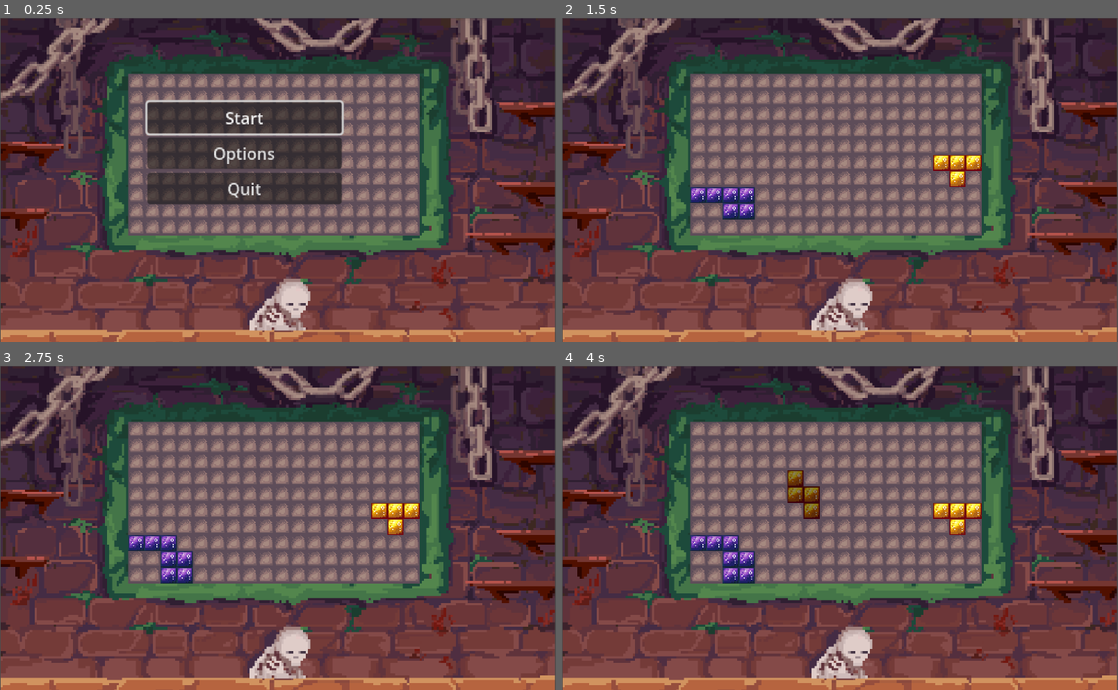
Above: before the commit, frames 1-4 (two rows, left to right).
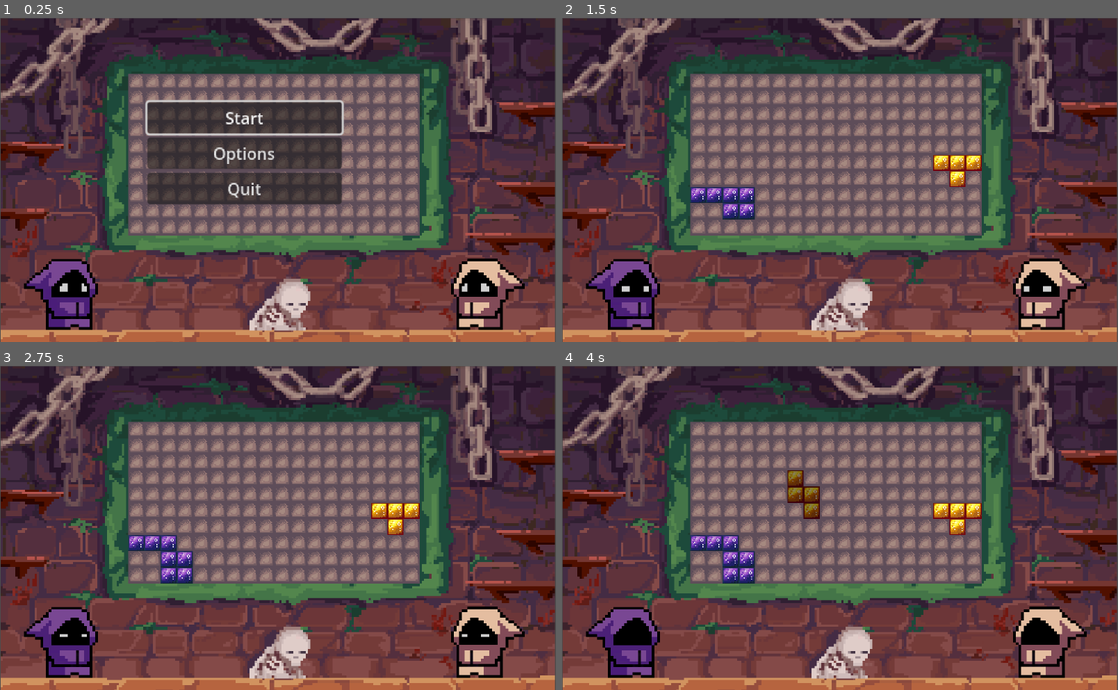
Above: after the commit, the same moments.

Repository: Coffin-Likker/tetrarcana
Game: Godot game, scene res://scenes/main.tscn
The game is run twice, just before and just after one commit, with the same random seed, the same clock (stepped at 60 frames per second) and the same inputs.
Inputs (mouse positions are in pixels of both pictures, inside the frame that each line leads up to):
- Up to frame 1 (0.25 s): no input
- Up to frame 2 (1.5 s): click "Start" at 0.5 s; tap Enter (place_piece) at 1.25, 1.35 s; move the mouse to (962, 163) at 1.27 s; hold Right (ui_right) from 1.28 s (still down); click (962, 163) at 1.42 s
- Up to frame 3 (2.75 s): move the mouse to (166, 544) at 2.02 s; release Right (ui_right) at 2.03 s; hold Down (ui_down) from 2.03 s (still down); tap E (rotate_clockwise) at 2.1 s
- Up to frame 4 (4 s): tap Space at 2.75 s; move the mouse to (895, 456) at 2.77 s; release Down (ui_down) at 2.78 s; hold Right (ui_right) 2.78-3.53 s; tap Q (rotate_counterclockwise) at 2.85 s; move the mouse to (812, 592) at 3.52 s; hold Up (ui_up) from 3.53 s (still down); tap Enter (place_piece) at 3.6 s; click (812, 592) at 3.67 s

The runs differ from the first frame. In frame 1, 3.9% of the frame differs, in the area x 4-95%, y 74-97%; in frame 2, 3.9%; in frame 3, 3.9%; in frame 4, 3.9%.

Commit message:
Added friends

Diff:
--- /dev/null
+++ b/scenes/characters/light_character.tscn
@@ -0,0 +1,69 @@
+[gd_scene load_steps=11 format=3 uid="uid://dlse6r7aq1lot"]
+
+[ext_resource type="Texture2D" uid="uid://gpfmwsvsddrw" path="res://assets/character_animations/newlight_character.png" id="1_62ost"]
+[ext_resource type="Script" path="res://scripts/character-scripts/light_character.gd" id="1_h2jgr"]
+
+[sub_resource type="AtlasTexture" id="AtlasTexture_k3f8u"]
+atlas = ExtResource("1_62ost")
+region = Rect2(3, 3, 32, 30)
+
+[sub_resource type="AtlasTexture" id="AtlasTexture_v6bf0"]
+atlas = ExtResource("1_62ost")
+region = Rect2(38, 3, 32, 30)
+
+[sub_resource type="AtlasTexture" id="AtlasTexture_k603d"]
+atlas = ExtResource("1_62ost")
+region = Rect2(73, 3, 32, 30)
+
+[sub_resource type="AtlasTexture" id="AtlasTexture_4mqaw"]
+atlas = ExtResource("1_62ost")
+region = Rect2(108, 3, 32, 30)
+
+[sub_resource type="AtlasTexture" id="AtlasTexture_if6b8"]
+atlas = ExtResource("1_62ost")
+region = Rect2(143, 3, 32, 30)
+
+[sub_resource type="AtlasTexture" id="AtlasTexture_boerx"]
+atlas = ExtResource("1_62ost")
+region = Rect2(178, 3, 32, 30)
+
+[sub_resource type="SpriteFrames" id="SpriteFrames_njxwm"]
+animations = [{
+"frames": [{
+"duration": 1.0,
+"texture": SubResource("AtlasTexture_k3f8u")
+}, {
+"duration": 1.0,
+"texture": SubResource("AtlasTexture_v6bf0")
+}, {
+"duration": 1.0,
+"texture": SubResource("AtlasTexture_k603d")
+}, {
+"duration": 1.0,
+"texture": SubResource("AtlasTexture_4mqaw")
+}, {
+"duration": 1.0,
+"texture": SubResource("AtlasTexture_if6b8")
+}, {
+"duration": 1.0,
+"texture": SubResource("AtlasTexture_boerx")
+}],
+"loop": true,
+"name": &"default",
+"speed": 5.0
+}]
+
+[sub_resource type="RectangleShape2D" id="RectangleShape2D_rvlf2"]
+size = Vector2(31, 30)
+
+[node name="Area2D" type="Area2D"]
+script = ExtResource("1_h2jgr")
+
+[node name="AnimatedSprite2D" type="AnimatedSprite2D" parent="."]
+sprite_frames = SubResource("SpriteFrames_njxwm")
+frame_progress = 0.729542
+speed_scale = 1.15
+
+[node name="CollisionShape2D" type="CollisionShape2D" parent="."]
+position = Vector2(-0.5, 0)
+shape = SubResource("RectangleShape2D_rvlf2")
--- /dev/null
+++ b/scenes/characters/shadow_character.tscn
@@ -0,0 +1,69 @@
+[gd_scene load_steps=11 format=3 uid="uid://bnbcv3jlm2pxd"]
+
+[ext_resource type="Texture2D" uid="uid://b21bh6brnxep7" path="res://assets/character_animations/newshadow_character.png" id="1_b7k3s"]
+[ext_resource type="Script" path="res://scripts/character-scripts/shadow_character.gd" id="1_kjin6"]
+
+[sub_resource type="AtlasTexture" id="AtlasTexture_feprc"]
+atlas = ExtResource("1_b7k3s")
+region = Rect2(1, 0, 30, 33)
+
+[sub_resource type="AtlasTexture" id="AtlasTexture_f387b"]
+atlas = ExtResource("1_b7k3s")
+region = Rect2(36, 0, 30, 33)
+
+[sub_resource type="AtlasTexture" id="AtlasTexture_upahw"]
+atlas = ExtResource("1_b7k3s")
+region = Rect2(71, 0, 30, 33)
+
+[sub_resource type="AtlasTexture" id="AtlasTexture_v7cyp"]
+atlas = ExtResource("1_b7k3s")
+region = Rect2(106, 0, 30, 33)
+
+[sub_resource type="AtlasTexture" id="AtlasTexture_6t014"]
+atlas = ExtResource("1_b7k3s")
+region = Rect2(141, 0, 30, 33)
+
+[sub_resource type="AtlasTexture" id="AtlasTexture_10oes"]
+atlas = ExtResource("1_b7k3s")
+region = Rect2(176, 0, 30, 33)
+
+[sub_resource type="SpriteFrames" id="SpriteFrames_dwmy8"]
+animations = [{
+"frames": [{
+"duration": 1.0,
+"texture": SubResource("AtlasTexture_feprc")
+}, {
+"duration": 1.0,
+"texture": SubResource("AtlasTexture_f387b")
+}, {
+"duration": 1.0,
+"texture": SubResource("AtlasTexture_upahw")
+}, {
+"duration": 1.0,
+"texture": SubResource("AtlasTexture_v7cyp")
+}, {
+"duration": 1.0,
+"texture": SubResource("AtlasTexture_6t014")
+}, {
+"duration": 1.0,
+"texture": SubResource("AtlasTexture_10oes")
+}],
+"loop": true,
+"name": &"default",
+"speed": 5.0
+}]
+
+[sub_resource type="RectangleShape2D" id="RectangleShape2D_agck7"]
+size = Vector2(30.5, 29.5)
+
+[node name="Area2D" type="Area2D"]
+script = ExtResource("1_kjin6")
+
+[node name="AnimatedSprite2D" type="AnimatedSprite2D" parent="."]
+sprite_frames = SubResource("SpriteFrames_dwmy8")
+frame_progress = 0.937093
+speed_scale = 1.15
+
+[node name="CollisionShape2D" type="CollisionShape2D" parent="."]
+position = Vector2(0, 1)
+shape = SubResource("RectangleShape2D_agck7")
--- a/scenes/main.tscn
+++ b/scenes/main.tscn
@@ -15,6 +15,8 @@
 [ext_resource type="AudioStream" uid="uid://dbbjf23wsqfim" path="res://assets/sfx/options/8bitmelody2_10.wav" id="13_nvkww"]
 [ext_resource type="AudioStream" uid="uid://dp2qd45elv2x7" path="res://assets/sfx/pieces/LightPlacing.wav" id="13_tffuc"]
 [ext_resource type="AudioStream" uid="uid://dc8c45vhdd05x" path="res://assets/sfx/pieces/ShadowPlacing.wav" id="14_al88k"]
+[ext_resource type="PackedScene" uid="uid://dlse6r7aq1lot" path="res://scenes/characters/light_character.tscn" id="15_haxvt"]
+[ext_resource type="PackedScene" uid="uid://bnbcv3jlm2pxd" path="res://scenes/characters/shadow_character.tscn" id="16_bky40"]
 
 [node name="Main" type="Node2D"]
 
@@ -118,6 +120,14 @@
 stream = ExtResource("13_nvkww")
 volume_db = -10.0
 
+[node name="LightCharacter" parent="." instance=ExtResource("15_haxvt")]
+position = Vector2(482, 275)
+scale = Vector2(2.7, 2.7)
+
+[node name="ShadowCharacter" parent="." instance=ExtResource("16_bky40")]
+position = Vector2(63, 271)
+scale = Vector2(2.7, 2.7)
+
 [node name="BoardMockup" type="Sprite2D" parent="."]
 z_index = -1
 position = Vector2(2, 2)
--- /dev/null
+++ b/scripts/character-scripts/light_character.gd
@@ -0,0 +1,13 @@
+extends Area2D
+
+@onready var _animated_sprite = $AnimatedSprite2D
+
+# Called when the node enters the scene tree for the first time.
+func _ready():
+	_animated_sprite.play()
+	pass # Replace with function body.
+
+
+# Called every frame. 'delta' is the elapsed time since the previous frame.
+func _process(delta):
+	pass
--- /dev/null
+++ b/scripts/character-scripts/shadow_character.gd
@@ -0,0 +1,13 @@
+extends Area2D
+
+@onready var _animated_sprite = $AnimatedSprite2D
+
+# Called when the node enters the scene tree for the first time.
+func _ready():
+	_animated_sprite.play()
+	pass # Replace with function body.
+
+
+# Called every frame. 'delta' is the elapsed time since the previous frame.
+func _process(delta):
+	pass
Binary file added: assets/character_animations/newlight_character.png
Not shown, added: assets/character_animations/newlight_character.png.import
Binary file added: assets/character_animations/newshadow_character.png
Not shown, added: assets/character_animations/newshadow_character.png.import
Not shown: 1 places in scenes/main.tscn that only renumber resources
